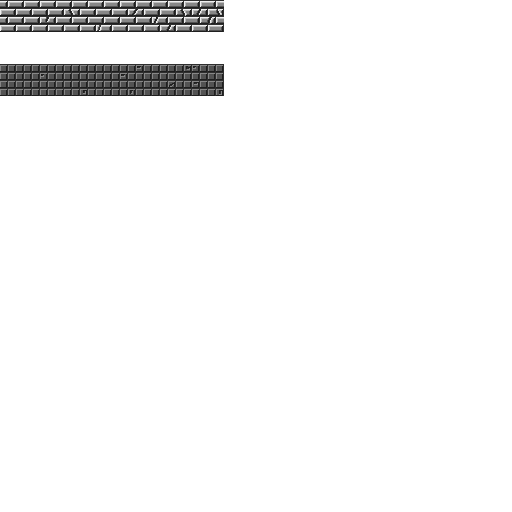
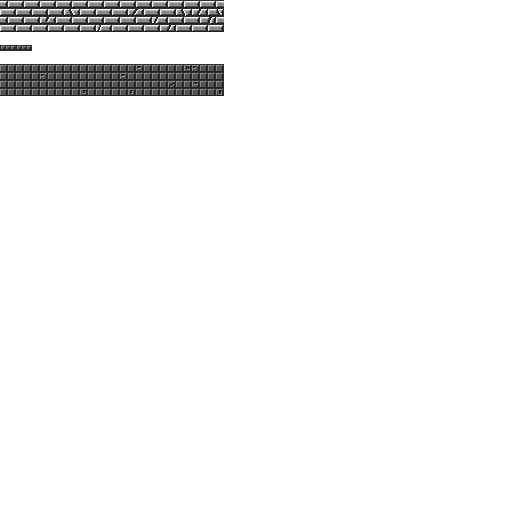
Before/after of a w=512, h=512 layered artwork. What changed in the layer stack:
painted on "Фон" over [0, 45, 32, 51]
